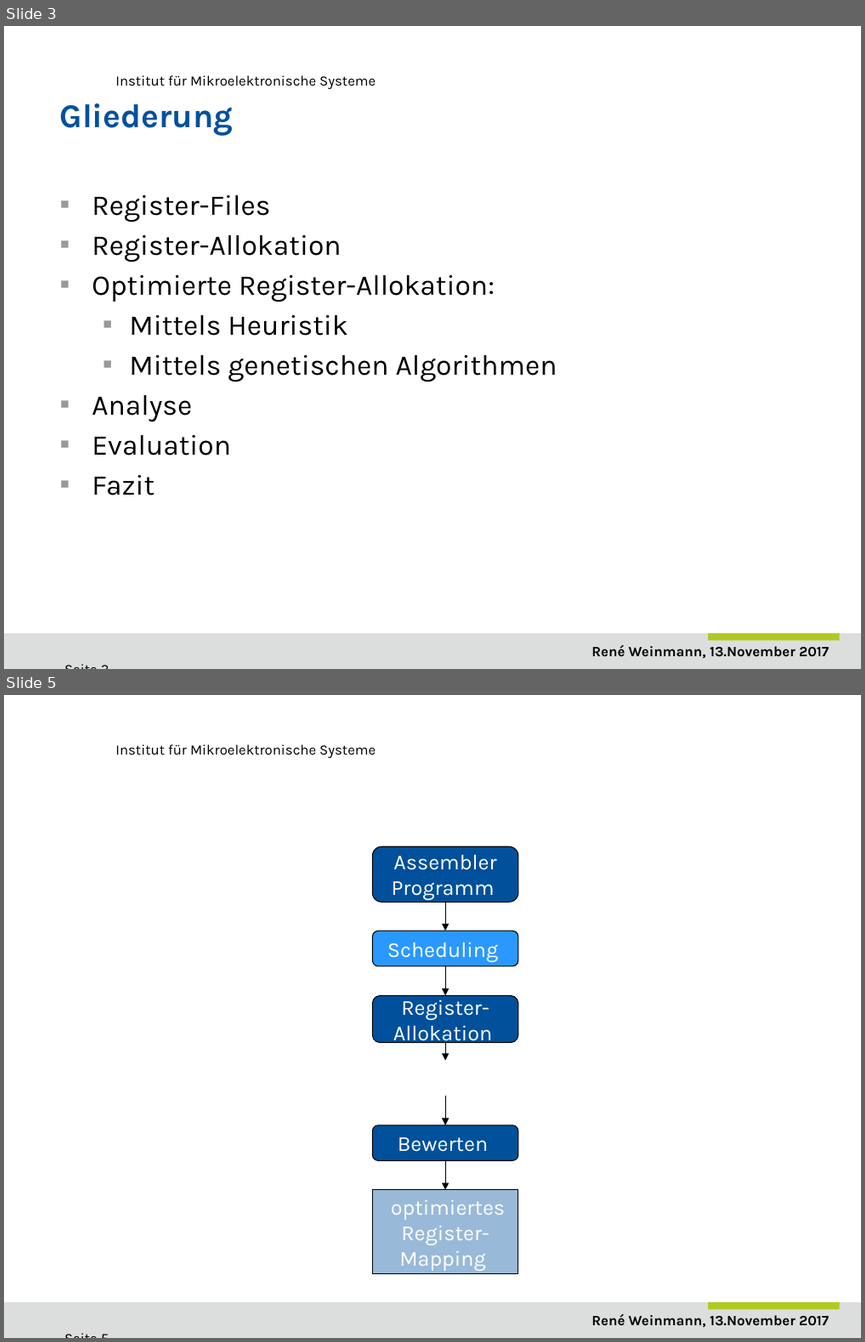
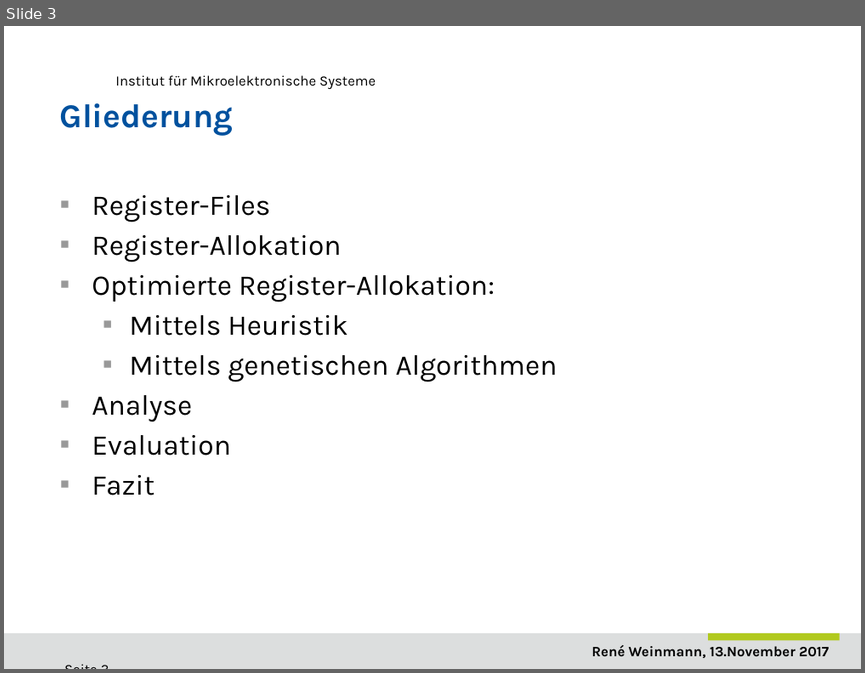
Before and after one commit to ReneWeinmann/Masterarbeit, a slide deck: Presentation_Rene_Weinmann.pptx. Shown one above the other, each under a label of ours: slides 3 and 5 before the commit, slide 3 after it; the slides between them are not shown. The pictures are 865x1342 and 865x673 pixels, drawn with LibreOffice and Linux fonts; fonts in the diff are those of the drawing; background and template pictures are left out. Boxes give left, top, right and bottom in pixels: in the first picture for what was removed or moved away, otherwise in the second. Text is boxed around its words. In the diff, an @@ line names an element or a change of style, - is before the commit and + after.

```diff
--- a/Presentation_Rene_Weinmann.pptx
+++ b/Presentation_Rene_Weinmann.pptx
@@ slide 5 removed at [4, 695, 861, 1338], background #FFFFFF; not listed: 4 template elements that a slide beside it also shows @@
@@ group removed at [372, 846, 518, 1273]: 5 rounded rectangles, 5 arrows @@
-Assembler Programm
-Scheduling
-Register-Allokation
-Bewerten
-optimiertes Register- Mapping
```
Also in this commit, not shown: 12 slides changed, 1 slide added.
